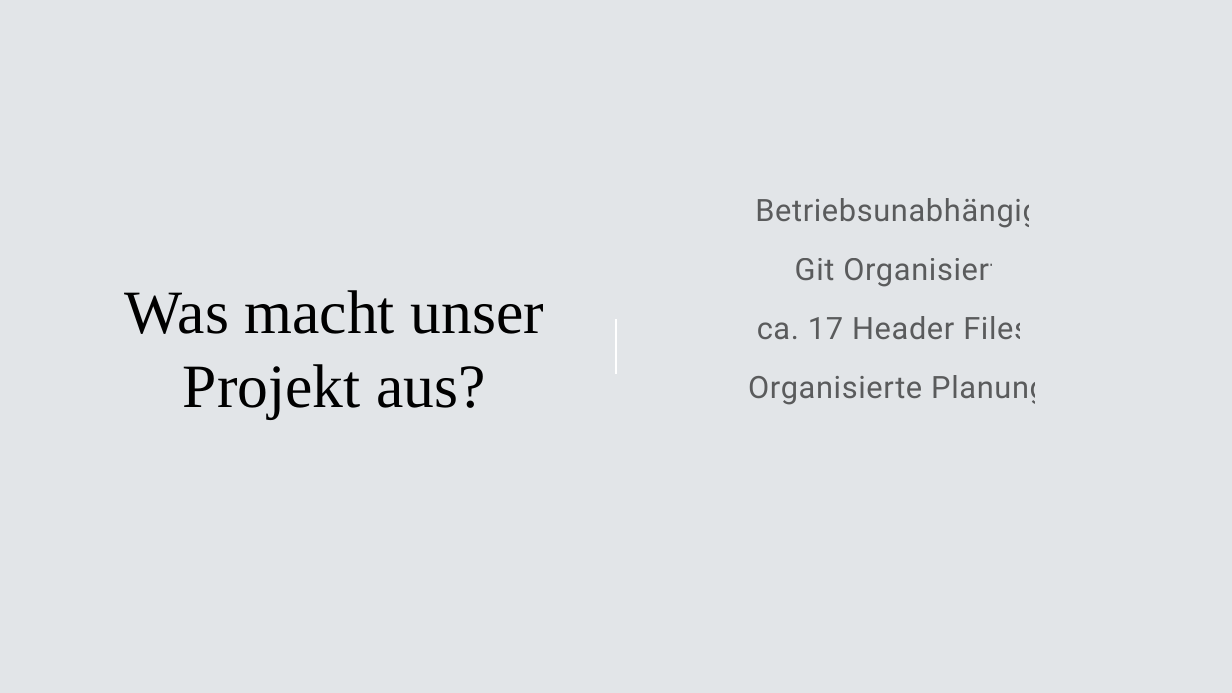
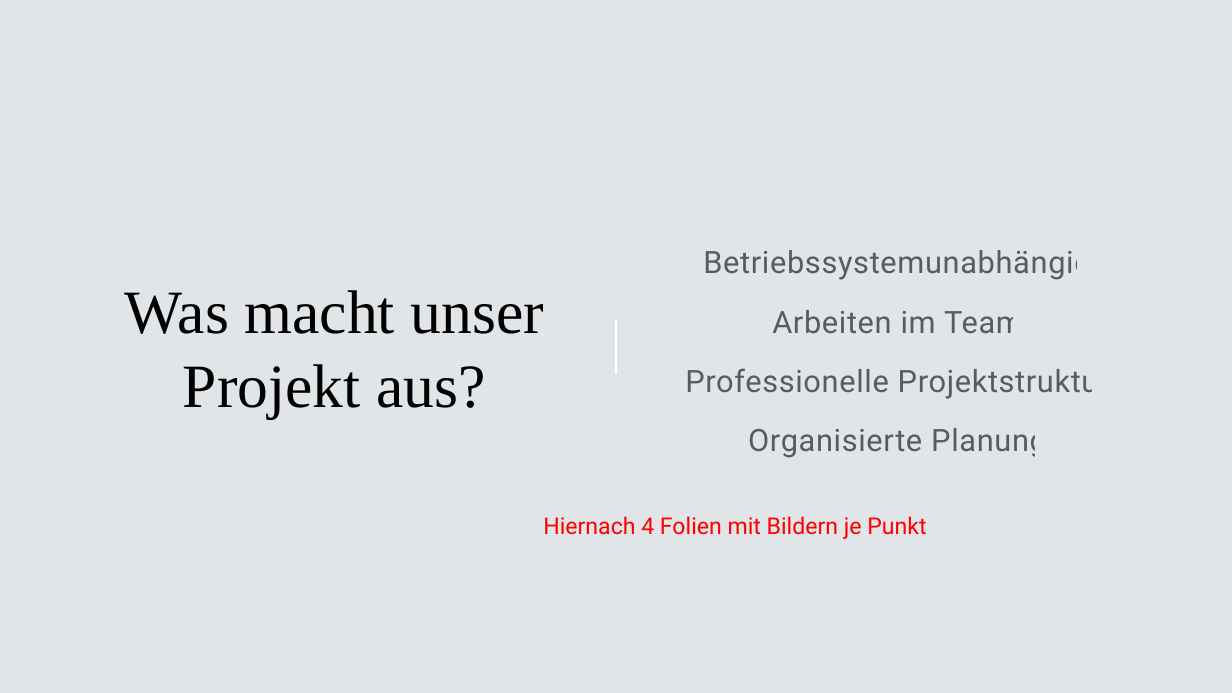
Before and after one commit to BitPaw/C_Socket, a slide deck: slide 2 of Dokumente/BVS.pptx. Drawn at 1232x693 pixels with LibreOffice and Linux fonts; fonts in the diff are those of the drawing. Boxes give left, top, right and bottom in pixels: in the first picture for what was removed or moved away, otherwise in the second. Text is boxed around its words. In the diff, an @@ line names an element or a change of style, - is before the commit and + after.

Commit message:
Changed Presentation

```diff
--- a/Dokumente/BVS.pptx
+++ b/Dokumente/BVS.pptx
@@ text at (685,250,1110,399): text changed @@
-Betriebsunabhängig
-Git Organisiert
-ca. 17 Header Files
+Betriebssystemunabhängig
+Arbeiten im Team
+Professionelle Projektstruktur
@@ text added at (543,516,926,539), 18 pt, text #FF0000 @@
+Hiernach 4 Folien mit Bildern je Punkt
```
Also in this commit, not shown: 7 other slides changed, 7 slides added.
